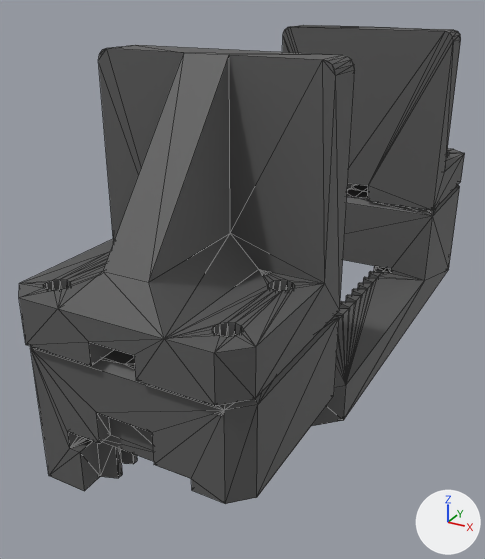
Renders of the glTF model docs/assets/models/ssg48/jaws_solid.glb from each side of a commit.
Rendered twice from a camera (50 mm lens) standing at (0.0421, -0.0973, 0.0481) and looking at (-0.0063, -0.0092, 0.0041). The axes (+X, +Y, +Z) are drawn at lower right. The lights are the same throughout. The first picture is the older version. Mesh edges are drawn as thin lines. Where no turn or scale is listed for an object, it has been applied to the vertices.

Objects in the first picture: 'jaw1', 'jaw2'.
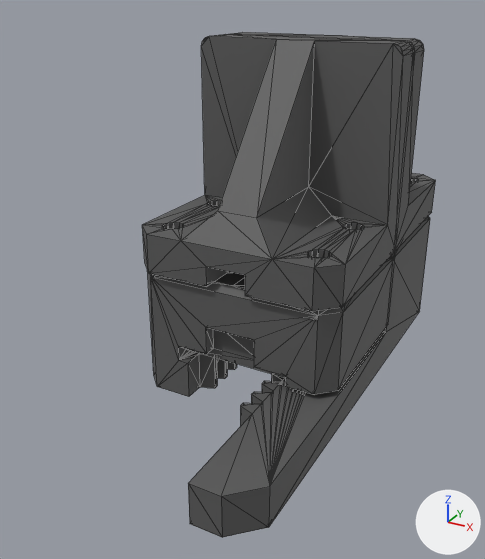
Commit message: Configurator: the jaws open apart from the closed position

Patch to the scene script:
```diff
--- a/docs/assets/models/ssg48/jaws_solid.glb.py
+++ b/docs/assets/models/ssg48/jaws_solid.glb.py
@@ me_jaw1 @@
 # used by ob_jaw1; location = (0.0, 0.0, 0.0)
-me_jaw1.from_pydata(...)  # 662 vertices, 1348 faces; spans x -0.0157..0.0157, y -0.0228..0.0495, z -0.0099..0.041
+me_jaw1.from_pydata(...)  # 662 vertices, 1348 faces; spans x -0.0157..0.0157, y -0.0468..0.0255, z -0.0099..0.041
+# me_jaw1 part 1: the whole mesh is moved by (0.0, -0.024, 0.0)
 me_jaw1.materials.append(mat_material_0)
@@ me_jaw2 @@
 # used by ob_jaw2; location = (0.0, 0.0, 0.0)
-me_jaw2.from_pydata(...)  # 662 vertices, 1348 faces; spans x -0.0157..0.0157, y -0.0495..0.0228, z -0.0099..0.041
+me_jaw2.from_pydata(...)  # 662 vertices, 1348 faces; spans x -0.0157..0.0157, y -0.0255..0.0468, z -0.0099..0.041
+# me_jaw2 part 2: the whole mesh is moved by (0.0, 0.024, 0.0)
 me_jaw2.materials.append(mat_material_0)
```

Pixel boxes [x1, y1, x2, y2] of what changed, in the pictures (485 x 559 px):
'jaw2', moved: before [19, 45, 355, 504]; after [142, 34, 415, 397]
'jaw1', moved: before [283, 25, 465, 426]; after [188, 32, 436, 537]
